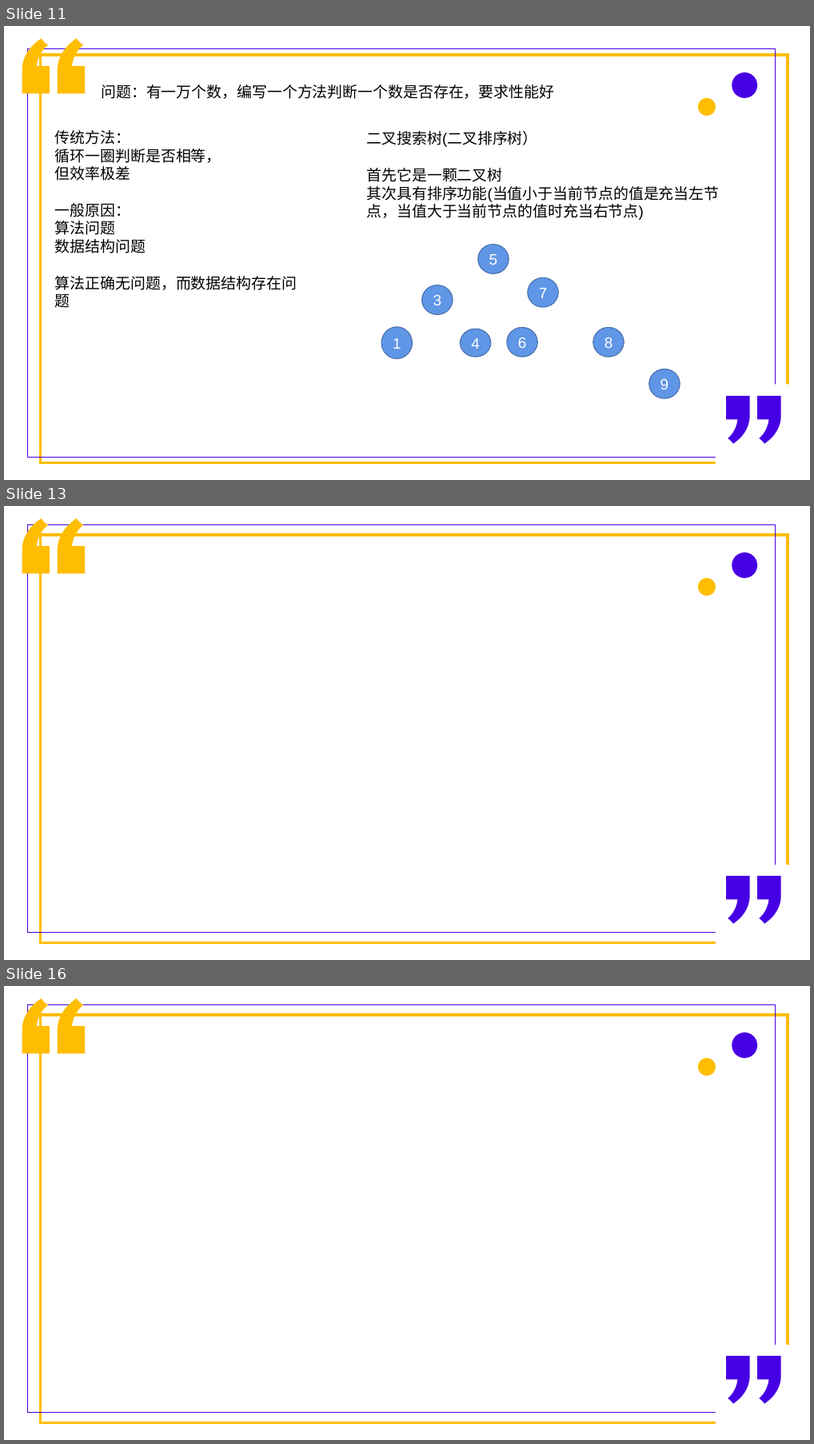
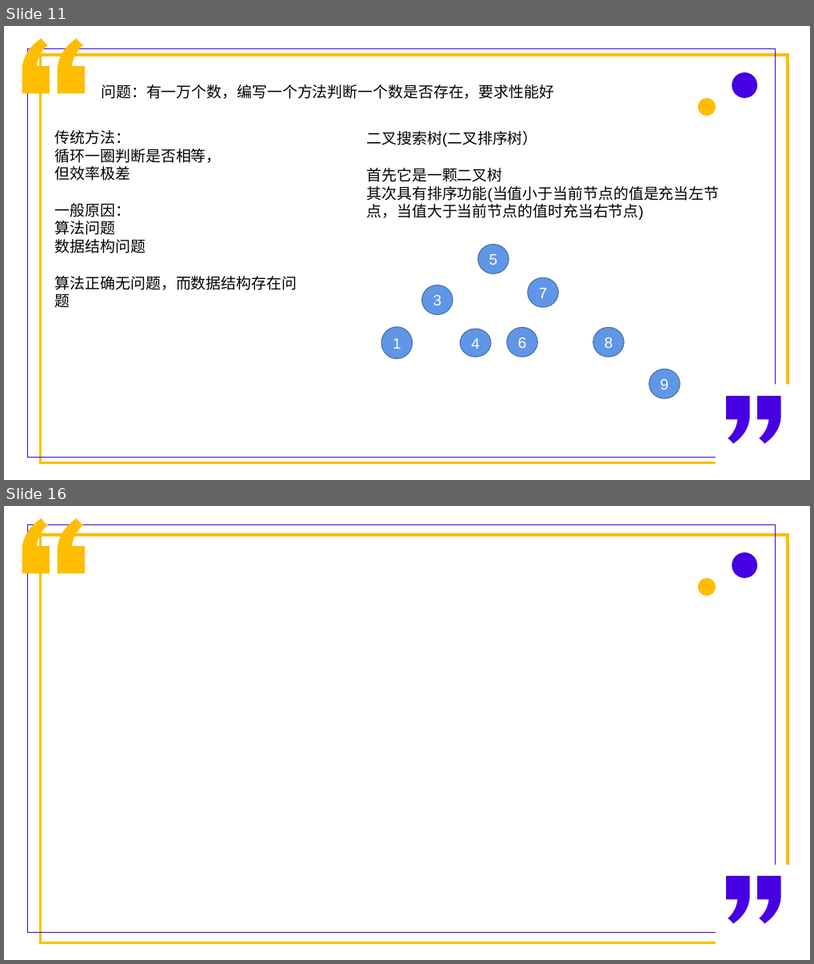
Before and after one commit to PhilRandWu/Algorithm_web, a slide deck: 算法练习思路整理.pptx. Shown one above the other, each under a label of ours: slides 11, 13 and 16 before the commit, slides 11 and 16 after it; the slides between them are not shown. The pictures are 814x1444 and 814x964 pixels, drawn with LibreOffice and Linux fonts; fonts in the diff are those of the drawing. Boxes give left, top, right and bottom in pixels: in the first picture for what was removed or moved away, otherwise in the second. Text is boxed around its words. In the diff, an @@ line names an element or a change of style, - is before the commit and + after.

```diff
--- a/算法练习思路整理.pptx
+++ b/算法练习思路整理.pptx
@@ slide 13 removed at bbox=[4, 506, 810, 960], background #FFFFFF @@
@@ freeform shape removed at bbox=[22, 519, 50, 573] @@
@@ rectangle removed at bbox=[27, 524, 776, 932] @@
@@ freeform shape removed at bbox=[58, 519, 85, 573] @@
@@ rectangle removed at bbox=[40, 535, 789, 943] @@
@@ ellipse removed at bbox=[732, 552, 758, 578] @@
@@ ellipse removed at bbox=[698, 578, 716, 596] @@
@@ rectangle removed at bbox=[716, 864, 797, 952] @@
@@ freeform shape removed at bbox=[727, 876, 750, 924] @@
@@ freeform shape removed at bbox=[758, 876, 782, 924] @@
```
Also in this commit, not shown: 4 slides added, 3 other slides removed, 4 other files.
